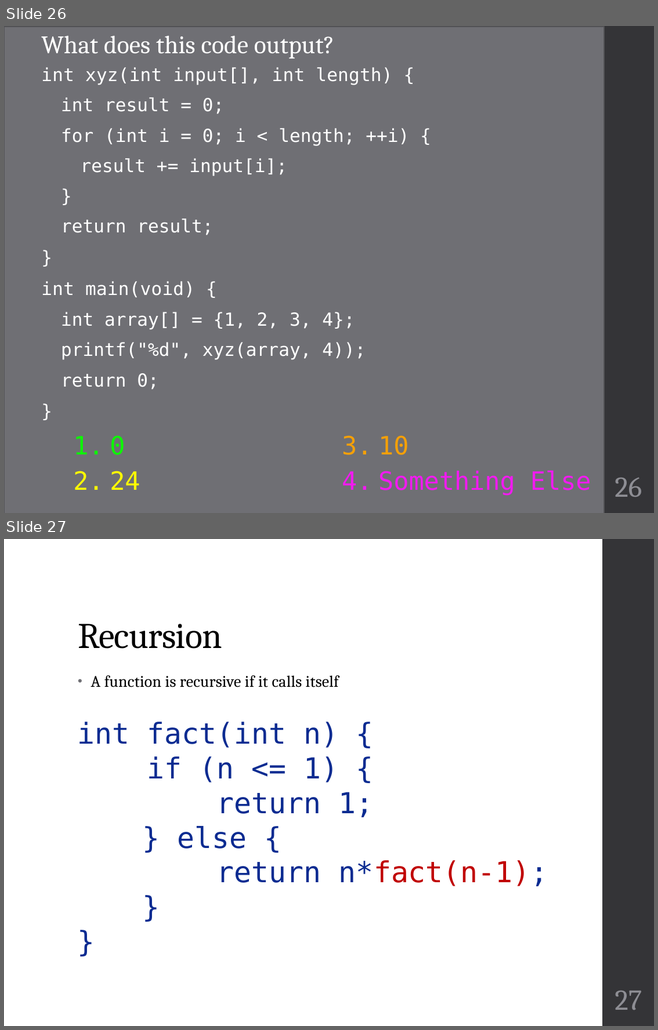
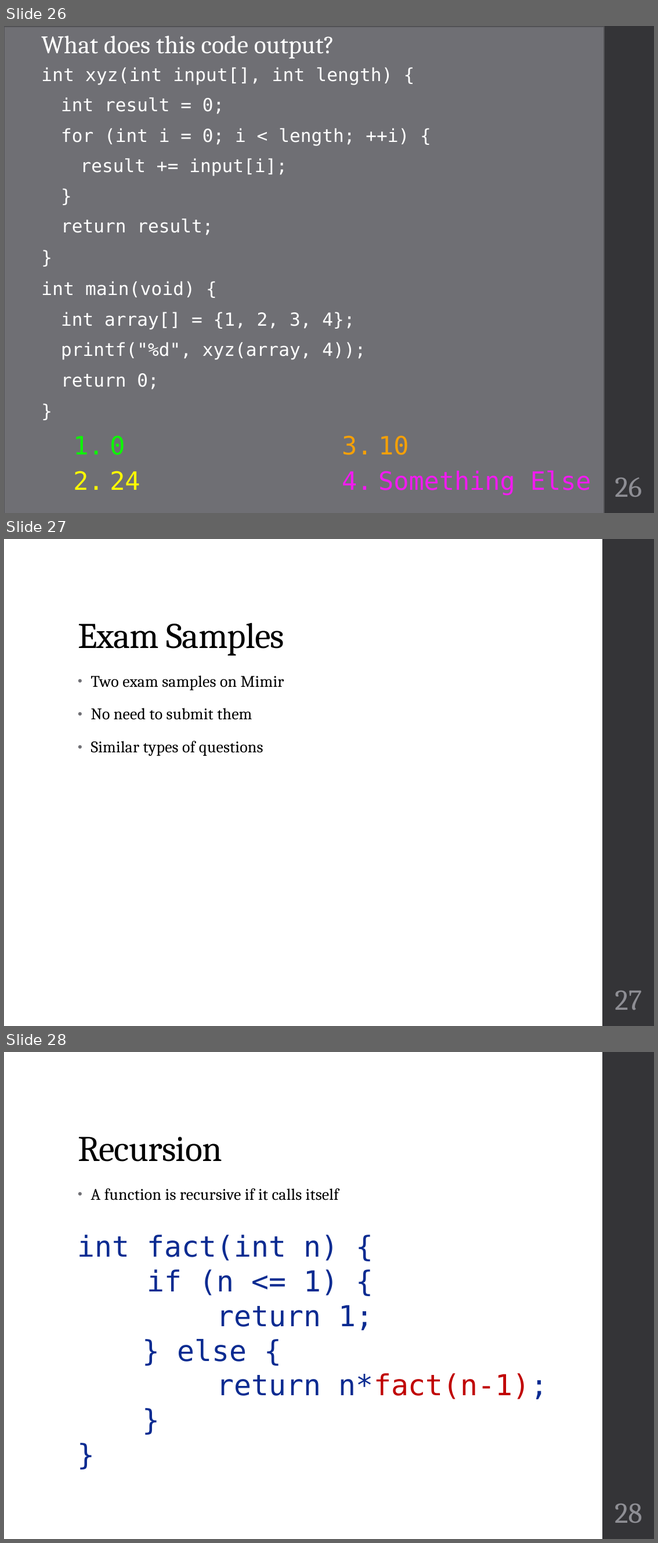
Before and after one commit to geneti/cse220_2020fall, a slide deck: Lectures/cse220-11-functions.pptx. Shown one above the other, each under a label of ours: slides 26 and 27 before the commit, slides 26, 27 and 28 after it. The pictures are 658x1030 and 658x1543 pixels, drawn with LibreOffice and Linux fonts; fonts in the diff are those of the drawing. Boxes give left, top, right and bottom in pixels: in the first picture for what was removed or moved away, otherwise in the second. Text is boxed around its words. In the diff, an @@ line names an element or a change of style, - is before the commit and + after.

```diff
--- a/Lectures/cse220-11-functions.pptx
+++ b/Lectures/cse220-11-functions.pptx
@@ slide 27 added at box(4, 539, 654, 1026), background #FFFFFF; not listed: 1 template element that a slide beside it also shows @@
@@ title added at box(78, 623, 284, 656), 40 pt, text #000000 @@
+Exam Samples
@@ text added at box(91, 675, 284, 756), 18 pt, text #000000 @@
+• Two exam samples on Mimir
+• No need to submit them
+• Similar types of questions
@@ page number added at box(614, 991, 641, 1010), 32 pt, text #8E8E94 @@
+27
@@ what was slide 27 is now slide 28 @@
@@ page number at box(614, 1504, 642, 1523): text changed @@
-27
+28
```
Also in this commit, not shown: 5 other files.
